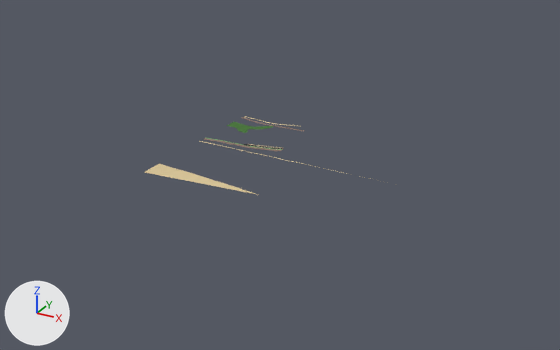
Before and after pictures for a commit that changed the glTF model godot/assets/models/tuiles/zone_t-2_-1.glb.
Before and after are seen from a 50 mm camera at (242.0, -1496.0, 614.0) aimed at (-472.0, -197.0, -35.0). The axes (+X, +Y, +Z) are drawn at lower left. The lights are the same throughout. The first picture is the older version.

Script lines for the objects in view, before the commit:
```python
me_zone_humide_t_2__1 = bpy.data.meshes.new('zone_humide_t-2_-1')
me_zone_humide_t_2__1.from_pydata(...)  # 18 vertices, 16 faces; spans x -677.2..-579.7, y -99.2..-30.7, z 0.0
me_zone_humide_t_2__1.materials.append(mat_mat_vegetation)  # dark green #40732e
me_zone_plage_t_2__1 = bpy.data.meshes.new('zone_plage_t-2_-1')
me_zone_plage_t_2__1.from_pydata(...)  # 10 vertices, 6 faces; spans x -677.0..-210.0, y -386.0..-188.0, z 0.0
me_zone_plage_t_2__1.materials.append(mat_mat_sable)  # beige #dbc799
ob_zone_humide_t_2__1 = bpy.data.objects.new('zone_humide_t-2_-1', me_zone_humide_t_2__1)
ob_zone_humide_t_2__1.location = (0.0, 0.0, 0.0)
ob_zone_plage_t_2__1 = bpy.data.objects.new('zone_plage_t-2_-1', me_zone_plage_t_2__1)
ob_zone_plage_t_2__1.location = (0.0, 0.0, 0.0)
```
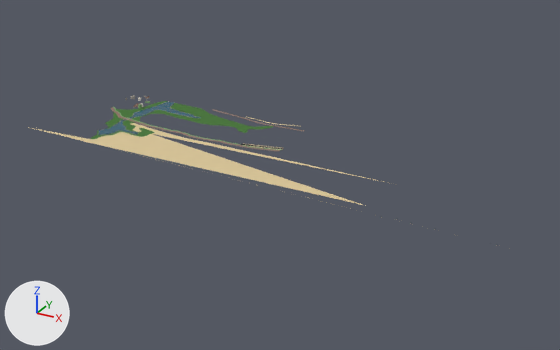
What differs and where, as boxes [x1, y1, x2, y2] in the pictures (560 x 350 px):
'zone_plage_t-2_-1', reshaped (91% wider, 131% taller)
    before: [145, 141, 397, 195]
    after: [28, 123, 510, 249]
'zone_humide_t-2_-1', reshaped (289% wider, 225% taller)
    before: [227, 122, 273, 133]
    after: [91, 101, 273, 139]
'zone_eau_t-2_-1', added
    after: [98, 102, 200, 135]
'bordure_bassin_t-2_-1-col', added
    after: [97, 101, 201, 135]
part 1 of me_zone_humide_t_2__1, built on
    before: [227, 122, 262, 129]
    after: [91, 101, 235, 139]
part 2 of me_zone_plage_t_2__1, deleted (beige)
    before: [145, 163, 259, 195]
part 3 of me_zone_plage_t_2__1, built on
    before: [200, 141, 379, 181]
    after: [28, 123, 383, 206]

The edits, one by one:
Material 'mat_eau' (mat_mat_eau) is new.
Its base color is (0.0196, 0.119, 0.196) (dark cyan #26617a).
Its roughness is 0.05.
Its alpha is 0.85.
Material 'mat_beton' (mat_mat_beton) is new.
Its base color is (0.342, 0.319, 0.285) (grey #9e9991).
Its roughness is 0.9.
me_zone_humide_t_2__1 is used by ob_zone_humide_t_2__1; location (0.0, 0.0, 0.0).
me_zone_humide_t_2__1 had 18 vertices, 16 faces and spanned x -677.2..-579.7, y -99.2..-30.7, z 0.0.
me_zone_humide_t_2__1 now has 113 vertices, 111 faces and spans x -980.2..-579.7, y -295.7..-0.4, z 0.0.
Part 1, on me_zone_humide_t_2__1:
2 vertices are removed from x -677.2, y -81.3..-47.1, z 0.0.
6 faces are deleted.
97 vertices are added at x -980.2..-697.6, y -295.7..-0.4, z 0.0.
101 new faces join them.
me_zone_plage_t_2__1 is used by ob_zone_plage_t_2__1; location (0.0, 0.0, 0.0).
me_zone_plage_t_2__1 had 10 vertices, 6 faces and spanned x -677.0..-210.0, y -386.0..-188.0, z 0.0.
me_zone_plage_t_2__1 now has 59 vertices, 55 faces and spans x -1077.0..79.0, y -350.0..-167.0, z 0.0.
me_zone_plage_t_2__1 part 2: the loose piece of 6 vertices spanning x -677.0..-419.0, y -386.0..-334.0, z 0.0 is deleted.
Part 3, on me_zone_plage_t_2__1:
2 vertices are removed from x -677.0, y -192.0..-189.0, z 0.0.
2 faces are deleted.
57 vertices are added at x -1077.0..79.0, y -350.0..-167.0, z 0.0.
55 new faces join them.
Mesh me_zone_eau_t_2__1 is new.
It has 160 vertices, 158 faces and spans x -920.0..-760.0, y -268.0..2.0, z 0.0.
It uses material mat_mat_eau (dark cyan #26617a).
Mesh me_bordure_bassin_t_2__1_col is new.
It has 1276 vertices, 1904 faces and spans x -921.0..-759.0, y -269.0..3.0, z 0.0.
It uses material mat_mat_beton (grey #9e9991).
Object 'zone_eau_t-2_-1' (ob_zone_eau_t_2__1) is new; it shows me_zone_eau_t_2__1.
Its location is (0.0, 0.0, 0.0).
Object 'bordure_bassin_t-2_-1-col' (ob_bordure_bassin_t_2__1_col) is new; it shows me_bordure_bassin_t_2__1_col.
Its location is (0.0, 0.0, 0.0).
